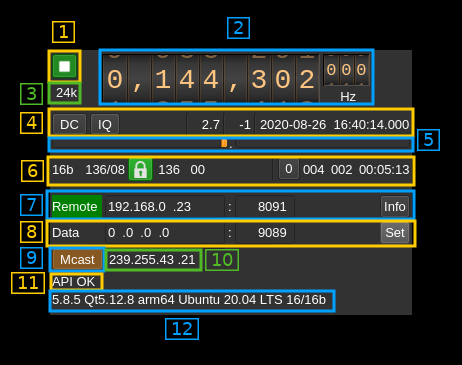
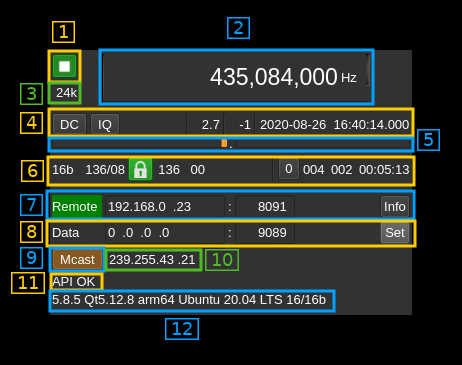
Layered file, before and after one edit (462 x 365). Changes by layer:
added layer "Pasted Layer #1" above "Overlay_01" over bbox(104, 54, 366, 103)
